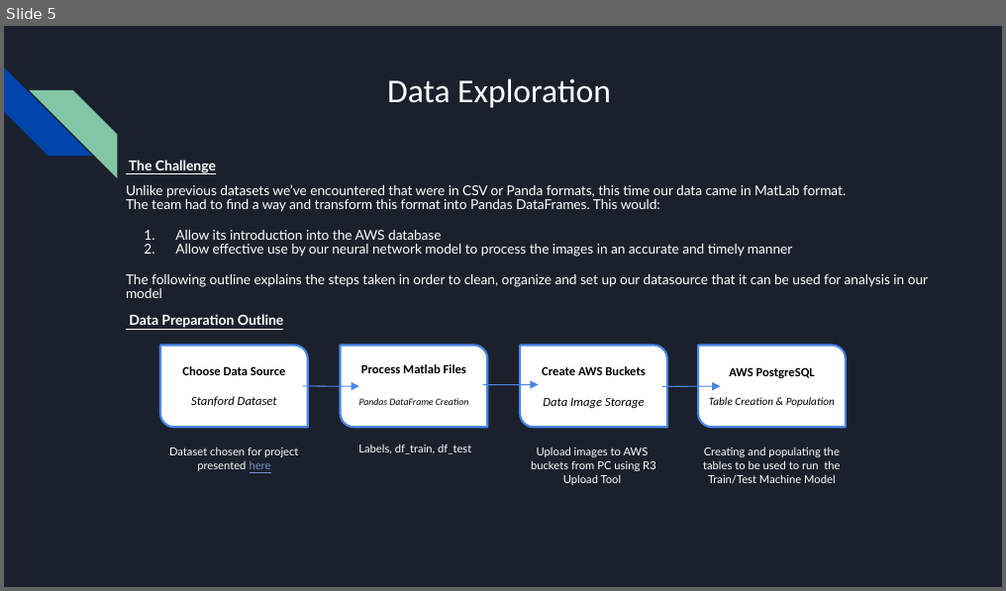
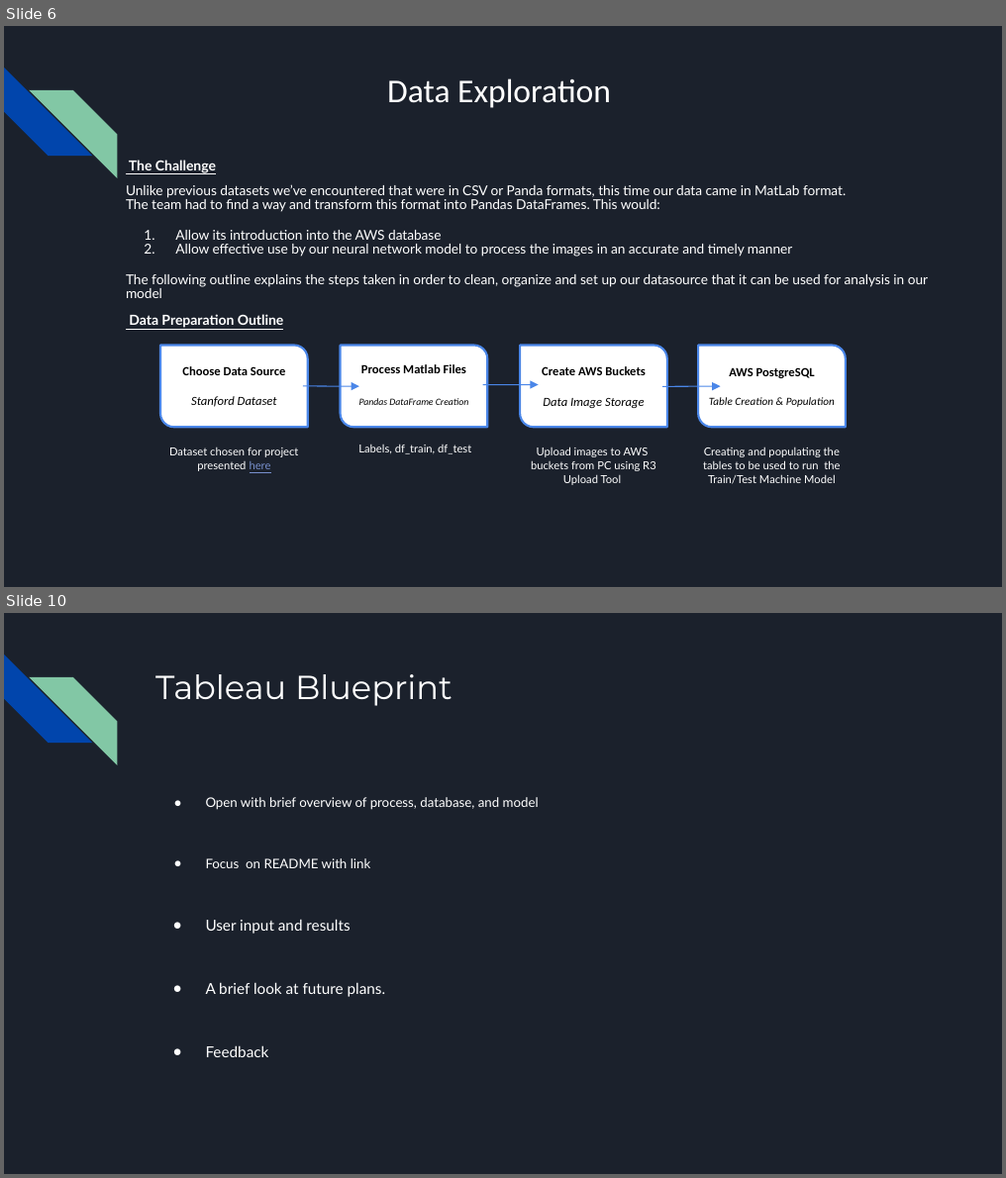
Before and after one commit to jillibus/Vechicle-Identification, a slide deck: Vehicle Identification Draft.pptx. Shown one above the other, each under a label of ours: slide 5 before the commit, slides 6 and 10 after it; the slides between them are not shown. The pictures are 1006x591 and 1006x1178 pixels, drawn with LibreOffice and Linux fonts; fonts in the diff are those of the drawing. Boxes give left, top, right and bottom in pixels: in the first picture for what was removed or moved away, otherwise in the second. Text is boxed around its words. In the diff, an @@ line names an element or a change of style, - is before the commit and + after.

```diff
--- a/Vehicle Identification Draft.pptx
+++ b/Vehicle Identification Draft.pptx
@@ slide 10 added at <box>4,613,1002,1174</box>, background #1B212C; not listed: 2 template elements that a slide beside it also shows @@
@@ title added at <box>155,674,452,706</box>, 24 pt, text #FFFFFF @@
+Tableau Blueprint
@@ text added at <box>206,797,539,1058</box>, 9.5 pt, text #FFFFFF @@
+● Open with brief overview of process, database, and model
+● Focus on README with link
+● User input and results
+● A brief look at future plans.
+● Feedback
@@ what was slide 5 is now slide 6 @@
```
Also in this commit, not shown: 4 slides changed, 1 other slide added, 2 slides removed.
